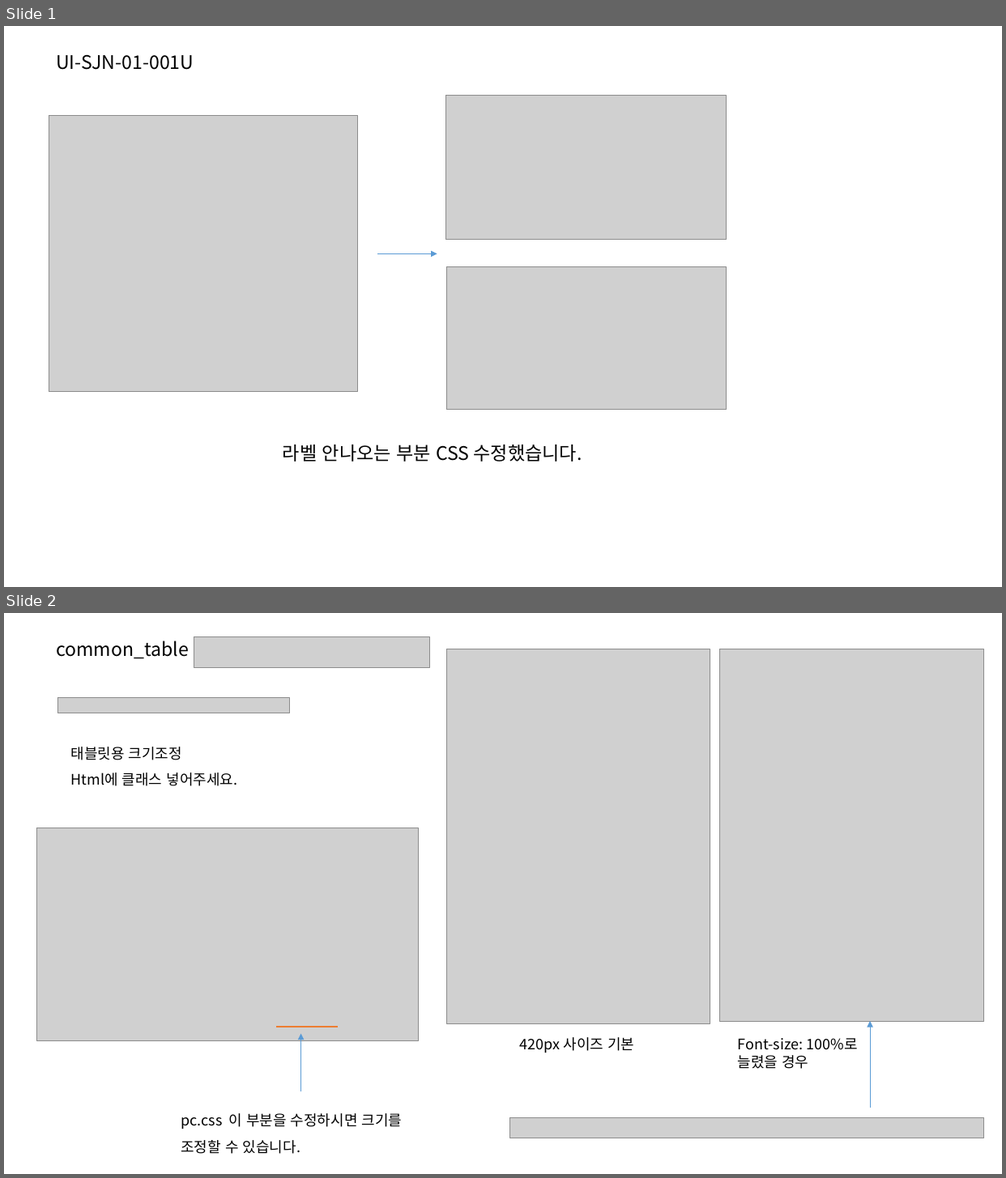
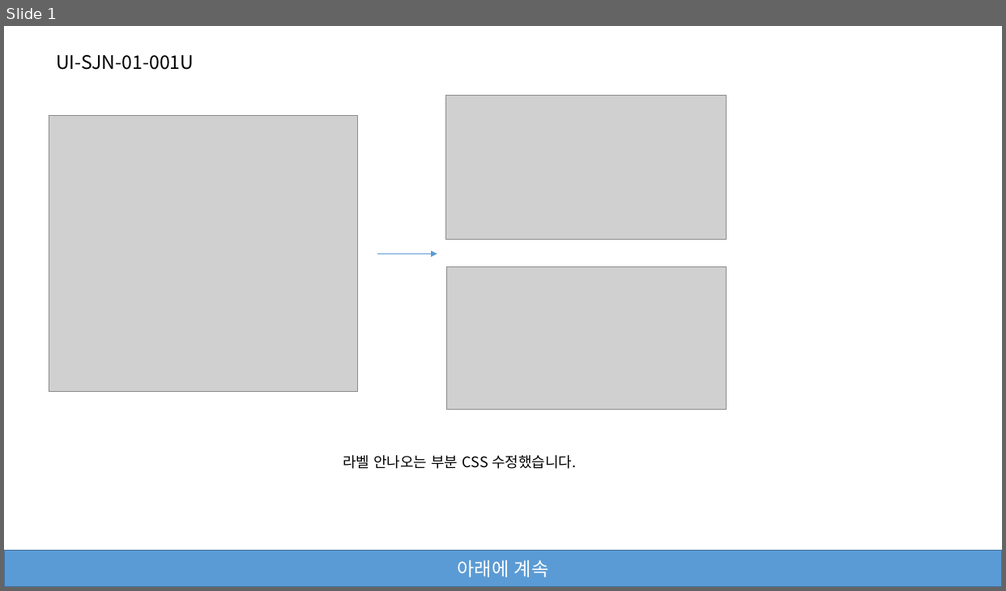
Before and after one commit to jeoungGyy/sejong, a slide deck: ppt/03-18.pptx. Shown one above the other, each under a label of ours: slides 1 and 2 before the commit, slide 1 after it. The pictures are 1006x1178 and 1006x591 pixels, drawn with LibreOffice and Linux fonts; fonts in the diff are those of the drawing; grey boxes stand for pictures. Boxes give left, top, right and bottom in pixels: in the first picture for what was removed or moved away, otherwise in the second. Text is boxed around its words. In the diff, an @@ line names an element or a change of style, - is before the commit and + after.

Commit message:
03-18.pptx 수정

```diff
--- a/ppt/03-18.pptx
+++ b/ppt/03-18.pptx
@@ slide 2 removed at (4, 613, 1002, 1174), background #FFFFFF @@
@@ text removed at (56, 641, 189, 659) @@
-common_table
@@ picture removed at (194, 637, 430, 667) @@
@@ picture removed at (447, 649, 710, 1024) @@
@@ picture removed at (720, 649, 985, 1021) @@
@@ picture removed at (58, 697, 289, 713) @@
@@ text removed at (71, 747, 238, 786) @@
-태블릿용 크기조정
-Html에 클래스 넣어주세요.
@@ picture removed at (37, 828, 418, 1042) @@
@@ arrow removed from (870, 1108) to (870, 1021) @@
@@ line removed from (276, 1027) to (338, 1027) @@
@@ arrow removed from (301, 1093) to (301, 1033) @@
@@ text removed at (520, 1037, 634, 1053) @@
-420px 사이즈 기본
@@ text removed at (738, 1038, 857, 1069) @@
-Font-size: 100%로
-늘렸을 경우
@@ text removed at (181, 1114, 403, 1154) @@
-pc.css 이 부분을 수정하시면 크기를
-조정할 수 있습니다.
@@ picture removed at (510, 1118, 984, 1139) @@
@@ slide 1 changed as well @@
@@ text "라벨 안나오는 부분 CSS 수정했습니다.": place and size @@
-text "라벨 안나오는 부분 CSS 수정했습니다." at (283, 445, 582, 462)
+text "라벨 안나오는 부분 CSS 수정했습니다." at (343, 455, 576, 469)
@@ text "라벨 안나오는 부분 CSS 수정했습니다." at (343, 455, 576, 469): size 18 to 14 pt @@
@@ rectangle added at (4, 551, 1002, 587), fill #5B9BD5, outline #43739E 1 pt, 18 pt, text #FFFFFF @@
+아래에 계속
```
Also in this commit, not shown: 4 slides added, 6 other files.
